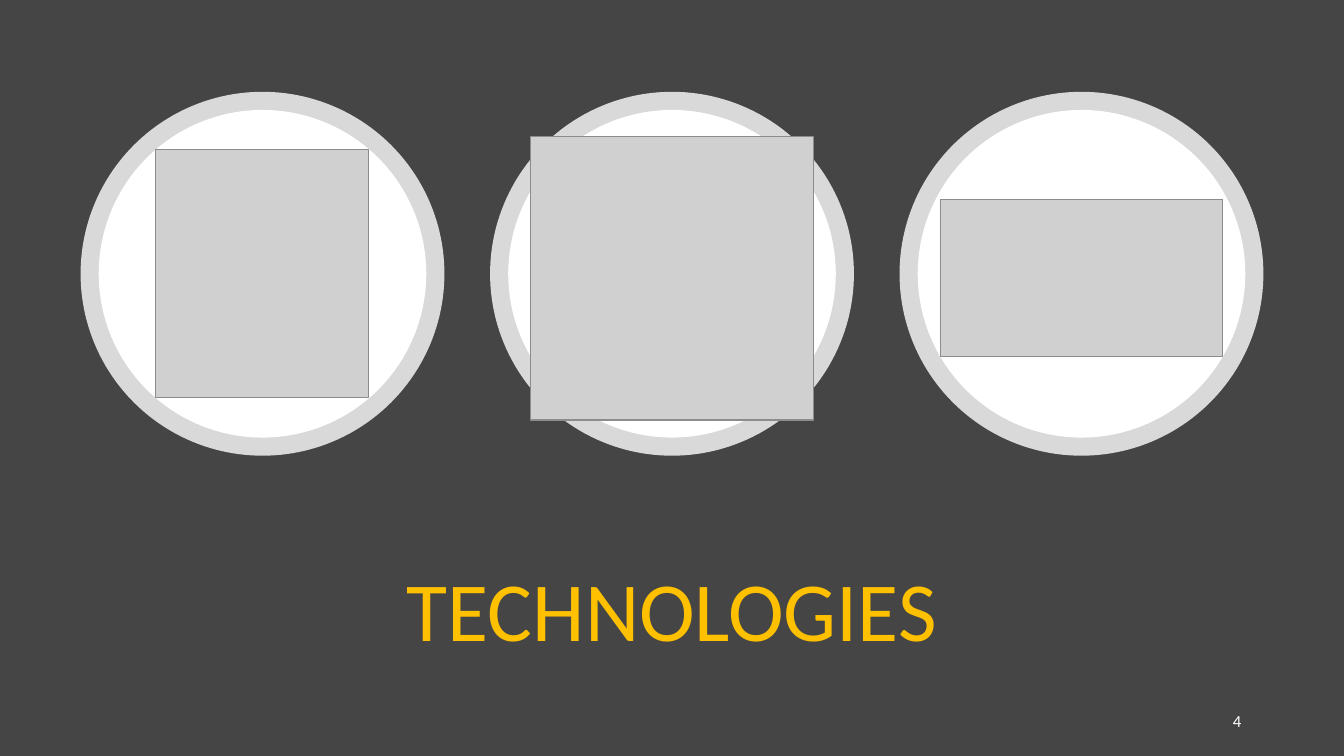
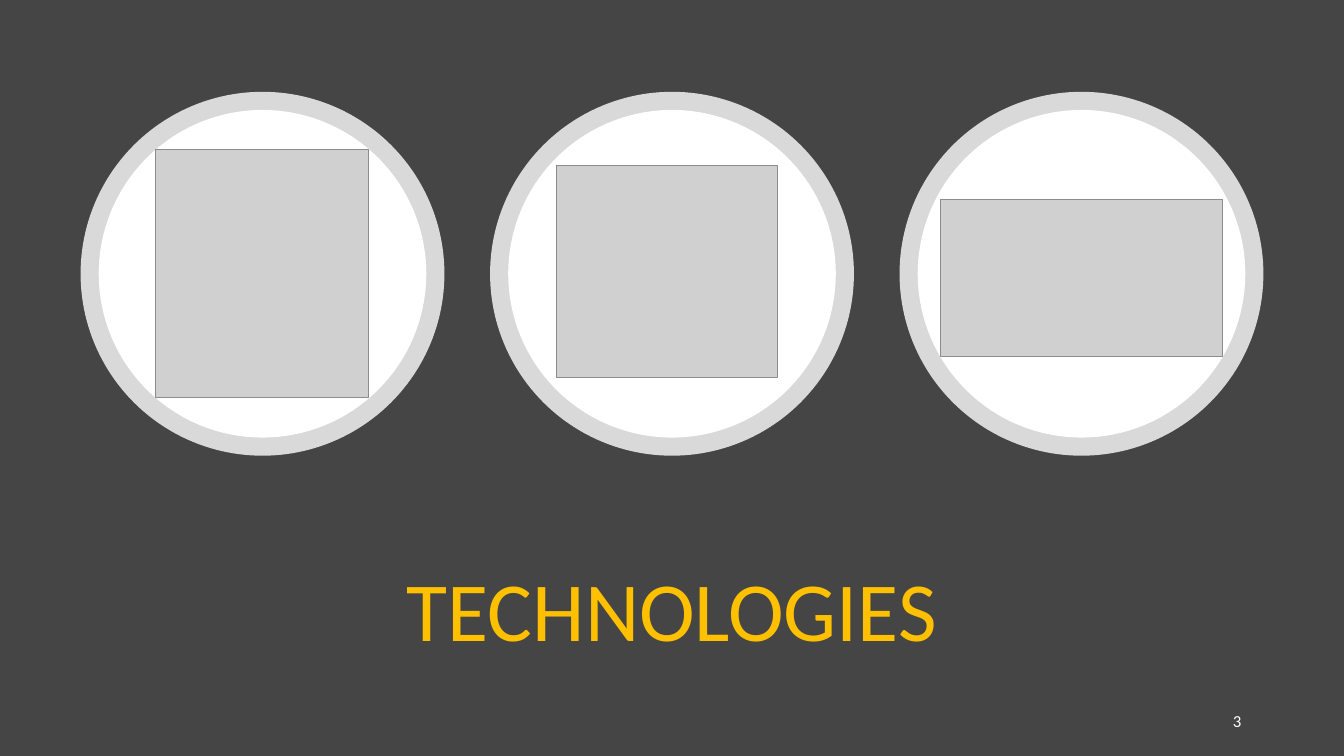
Before and after one commit to Victor-Mom/Projet-Tut-Documentation, a slide deck: slide 3 of Soutenance/Diaporama soutenance.pptx (slide 4 before the commit). Drawn at 1344x756 pixels with LibreOffice and Linux fonts; fonts in the diff are those of the drawing; grey boxes stand for pictures. Boxes give left, top, right and bottom in pixels: in the first picture for what was removed or moved away, otherwise in the second. Text is boxed around its words. In the diff, an @@ line names an element or a change of style, - is before the commit and + after.

Commit message:
J'ai refait ma diapo sur les techno

```diff
--- a/Soutenance/Diaporama soutenance.pptx
+++ b/Soutenance/Diaporama soutenance.pptx
@@ picture: place and size @@
-picture at [530,137,814,420]
+picture at [557,165,777,378]
@@ page number at [1233,716,1241,727]: text changed @@
-4
+3
```
